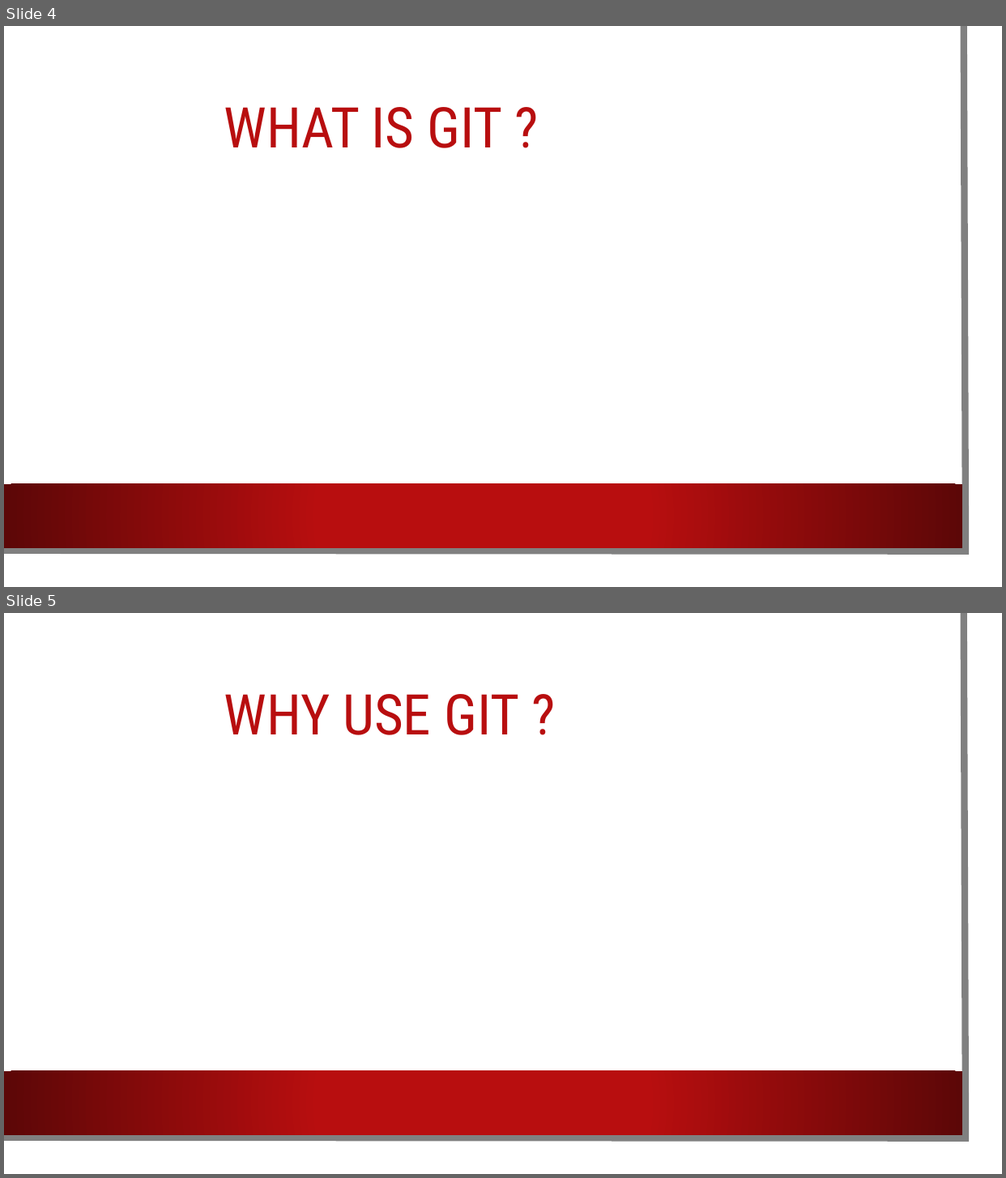
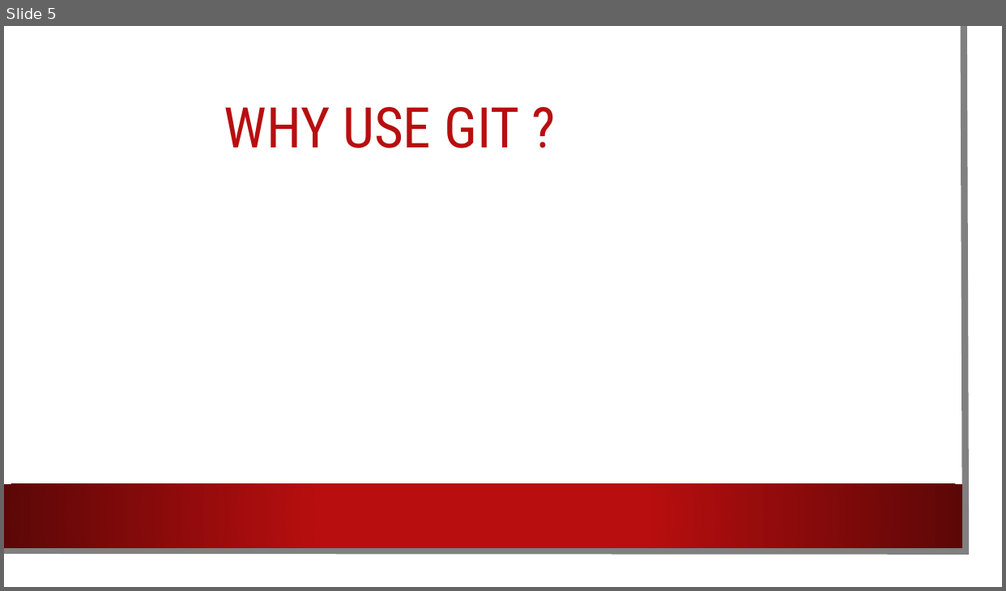
Before and after one commit to 7dimiforster7/ccbs, a slide deck: Traveling trhough time with git.pptx. Shown one above the other, each under a label of ours: slides 4 and 5 before the commit, slide 5 after it. The pictures are 1006x1178 and 1006x591 pixels, drawn with LibreOffice and Linux fonts; fonts in the diff are those of the drawing; background and template pictures are left out. Boxes give left, top, right and bottom in pixels: in the first picture for what was removed or moved away, otherwise in the second. Text is boxed around its words. In the diff, an @@ line names an element or a change of style, - is before the commit and + after.

```diff
--- a/Traveling trhough time with git.pptx
+++ b/Traveling trhough time with git.pptx
@@ slide 4 removed at bbox=[4, 26, 1002, 587], background picture (left out); not listed: 3 template elements that a slide beside it also shows @@
@@ title removed at bbox=[224, 107, 503, 148] @@
-WHAT IS GIT ?
```
Also in this commit, not shown: 3 slides changed, 1 slide added.
